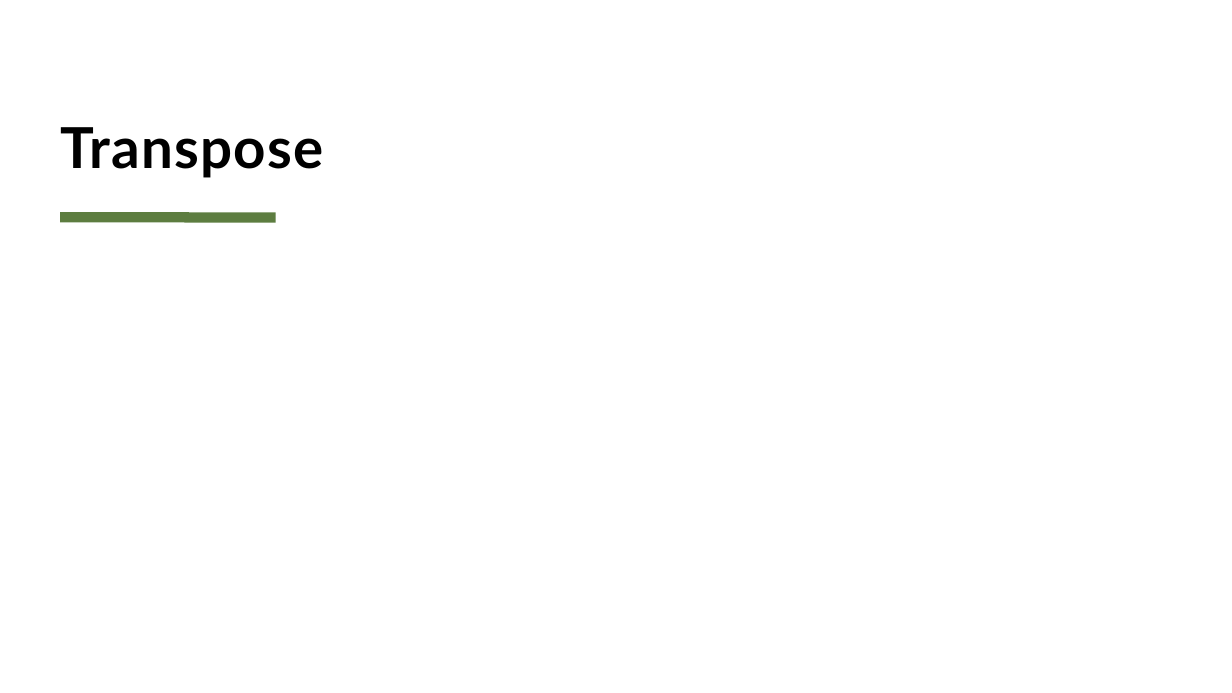
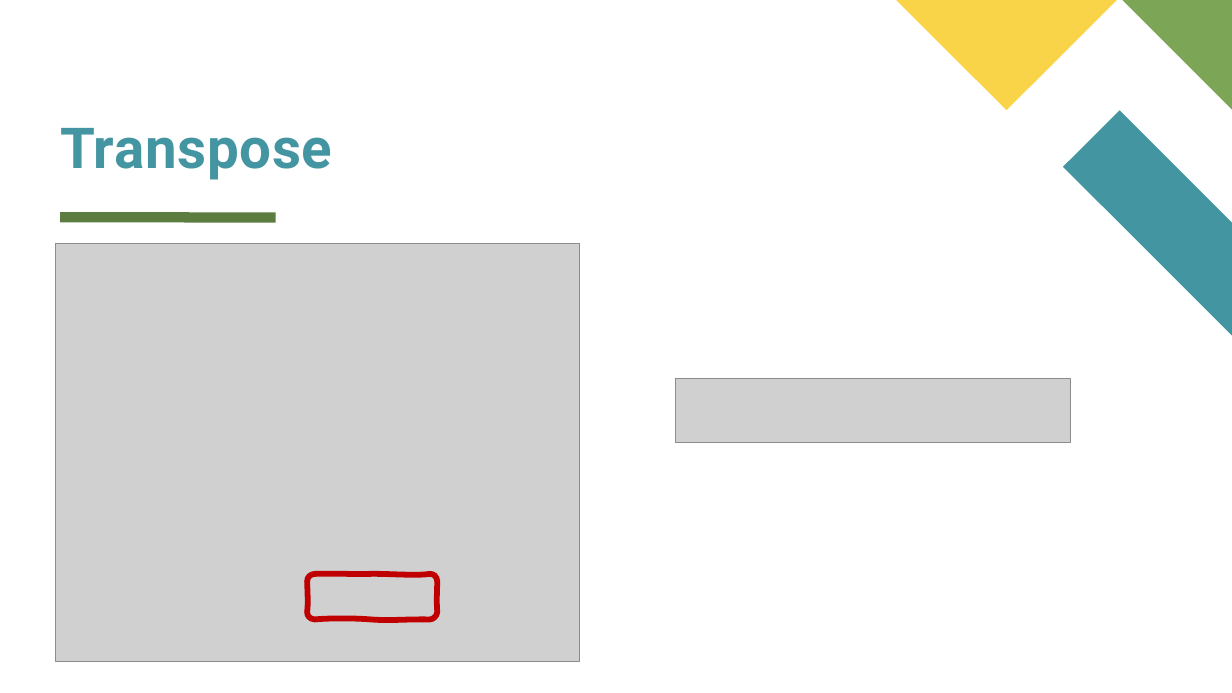
Before and after one commit to dalia2018/BrainStation, a slide deck: slide 5 of BrainStation/excel/excel Advanced prep/Excel AdvancedS8.pptx. Drawn at 1232x693 pixels with LibreOffice and Linux fonts; fonts in the diff are those of the drawing; grey boxes stand for pictures. Boxes give left, top, right and bottom in pixels: in the first picture for what was removed or moved away, otherwise in the second. Text is boxed around its words. In the diff, an @@ line names an element or a change of style, - is before the commit and + after.

```diff
--- a/BrainStation/excel/excel Advanced prep/Excel AdvancedS8.pptx
+++ b/BrainStation/excel/excel Advanced prep/Excel AdvancedS8.pptx
@@ title "Transpose" at <box>60,128,332,180</box>: font Lato to Roboto, text colour #000000 to #4495A2, letter spacing 1 to 0.5 pt @@
@@ freeform shape added at <box>897,0,1117,110</box>, fill #F9D448 @@
@@ freeform shape added at <box>1123,0,1232,110</box>, fill #7CA655 @@
@@ freeform shape added at <box>1063,110,1232,335</box>, fill #4495A2 @@
@@ picture added at <box>55,243,579,661</box> @@
@@ picture added at <box>676,379,1070,443</box> @@
@@ freeform shape added at <box>307,574,437,619</box>, outline #C00000 4.5 pt @@
```
Also in this commit, not shown: 6 other slides changed, 2 other files.
